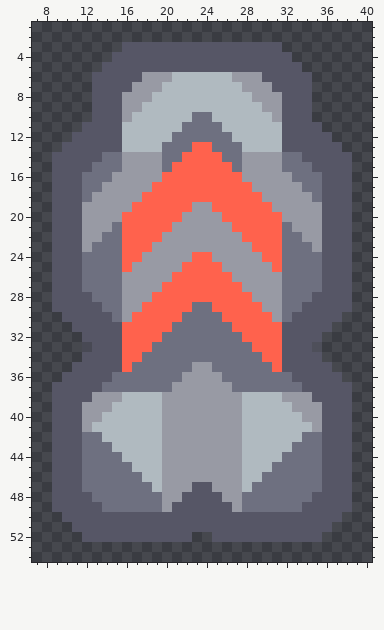
Two versions of one pixel-art sprite, sprites/units/air/weapons/flamethrowerair-outline.png. This is how it looked before the edit.
The file is 48x56 pixels. Shown: x 7..40, y 1..54.
The same view after the edit:
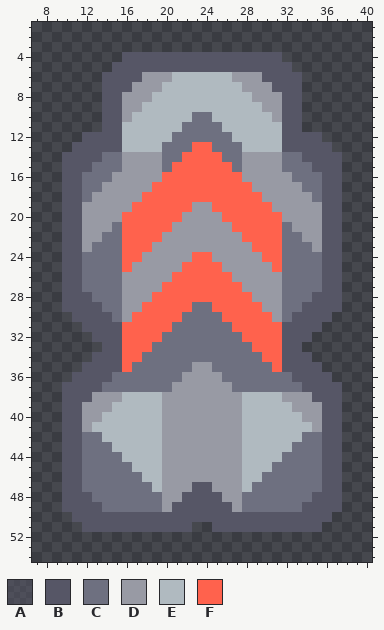
Palette (. is transparent): A #56566681  B #565666  C #6e7080  D #989aa4  E #b0bac0  F #ff624d
Changes in this commit:
Changed rows in their new state; - is an unchanged pixel.
first column x 9:
 3 -------................-------
 4 ------.----------------.------
 5 -----.------------------.-----
 6 ----.--------------------.----
 7 ----.--------------------.----
 8 ----.--------------------.----
 9 ----.--------------------.----
10 ----.--------------------.----
11 ---..--------------------..---
12 --.------------------------.--
13 -.--------------------------.-
14 .----------------------------.
15 .----------------------------.
16 .----------------------------.
17 .----------------------------.
18 .----------------------------.
19 .----------------------------.
20 .----------------------------.
21 .----------------------------.
22 .----------------------------.
23 .----------------------------.
24 .----------------------------.
25 .----------------------------.
26 .----------------------------.
27 .----------------------------.
28 .----------------------------.
29 .----------------------------.
30 -.--------------------------.-
31 --.------------------------.--
32 ---.----------------------.---
33 ---..--------------------..---
34 ---.----------------------.---
35 --.------------------------.--
36 -.--------------------------.-
37 .----------------------------.
38 .----------------------------.
39 .----------------------------.
40 .----------------------------.
41 .----------------------------.
42 .----------------------------.
43 .----------------------------.
44 .----------------------------.
45 .----------------------------.
46 .----------------------------.
47 .----------------------------.
48 .----------------------------.
49 .----------------------------.
50 -.--------------------------.-
51 --.-----------..-----------.--
52 ---...........--...........---
Pixel boxes of the changes (left, top, right, bottom) in both pictures:
erased: (52, 42, 352, 542)
